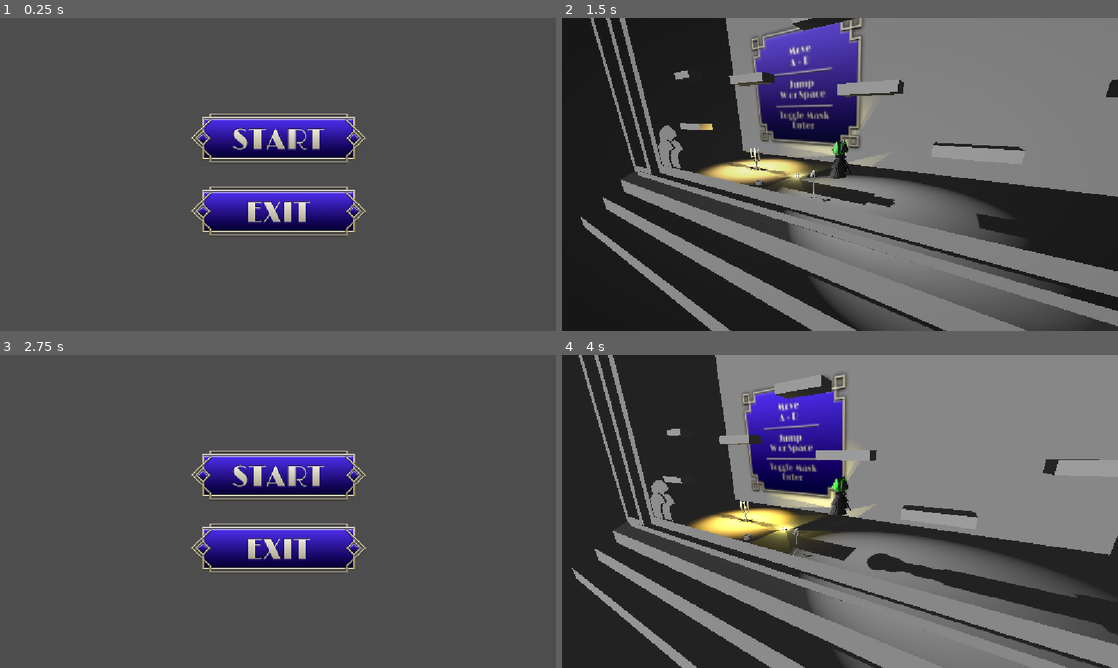
Above: before the commit, frames 1-4 (two rows, left to right).
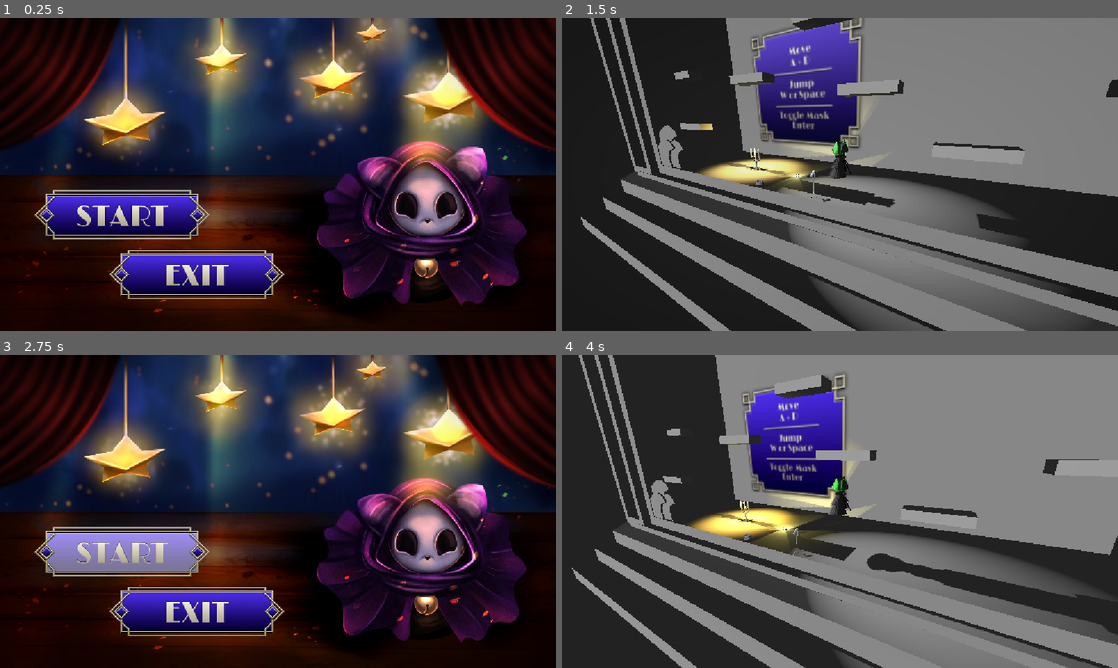
Above: after the commit, the same moments.

Repository: JoesRealAccount/ggj_2026
Game: Godot game, scene res://scenes/main_screen.tscn
The game is run twice, just before and just after one commit, with the same random seed, the same clock (stepped at 60 frames per second) and the same inputs.
Inputs (mouse positions are in pixels of both pictures, inside the frame that each line leads up to; where the layout moved, square brackets give the same spot in the first picture):
- Up to frame 1 (0.25 s): no input
- Up to frame 2 (1.5 s): click (684, 215) [840, 136] at 0.5 s; tap Enter (switch_mask) at 1.25 s; hold D (move_right) from 1.28 s (still down); tap W (jump) at 1.35 s
- Up to frame 3 (2.75 s): tap W (jump) at 1.52, 1.82, 2.27, 2.3, 2.57 s; release D (move_right) at 2.03 s; hold Escape (back_to_menu) from 2.03 s (still down); tap Enter (switch_mask) at 2.1 s
- Up to frame 4 (4 s): release Escape (back_to_menu) at 2.75 s; click (684, 552) [840, 473] at 2.75 s; hold D (move_right) from 3.53 s (still down); tap W (jump) at 3.6 s

The runs differ from the first frame. In frame 1, 95% of the frame differs, in the area x 0-100%, y 0-100%; in frame 2, nothing differs; in frame 3, 95%; in frame 4, nothing differs.

Commit message:
title screen background

Diff:
--- a/scenes/main_level.tscn
+++ b/scenes/main_level.tscn
@@ -72,6 +72,12 @@
 [node name="Player" parent="." unique_id=449052630 groups=["player"] instance=ExtResource("2_qmak7")]
 unique_name_in_owner = true
 transform = Transform3D(1, 0, 0, 0, 1, 0, 0, 0, 1, 0, 0.35328162, 0)
+
+[node name="sfx_jump" parent="Player" index="5" unique_id=1868870567]
+bus = &"Master"
+
+[node name="sfx_death" parent="Player" index="6" unique_id=792125626]
+bus = &"Master"
 
 [node name="Camera" parent="." unique_id=657267949 node_paths=PackedStringArray("lookAtTarget") instance=ExtResource("3_u2c82")]
 environment = null
@@ -350,7 +356,7 @@
 happiness_platform_timer = NodePath("HappynessPlatform")
 
 [node name="PathFollow3D" type="PathFollow3D" parent="ObstacleSpawner" unique_id=267598004]
-transform = Transform3D(0.5015005, 0.073943146, -0.8619917, 0, 0.99634093, 0.08546786, 0.86515737, -0.042862173, 0.49966547, 14.347708, 15.702793, -0.08273983)
+transform = Transform3D(0.5015004, 0.07394315, -0.86199176, 0, 0.99634093, 0.08546786, 0.8651574, -0.04286217, 0.4996654, 14.347708, 15.702793, -0.08273983)
 
 [node name="DepressionObstacle" type="Timer" parent="ObstacleSpawner" unique_id=1573706048]
 wait_time = 10.0
--- a/scenes/main_screen.tscn
+++ b/scenes/main_screen.tscn
@@ -1,6 +1,7 @@
 [gd_scene format=3 uid="uid://lp7hcybwol1c"]
 
 [ext_resource type="Script" uid="uid://csy6kq4j2ybg7" path="res://scenes/main_screen.gd" id="1_aum10"]
+[ext_resource type="Texture2D" uid="uid://chxgpl8xtdksn" path="res://images/Unbenanntes_Projekt.png" id="2_il54y"]
 [ext_resource type="Texture2D" uid="uid://dcxpvla51ggap" path="res://images/Buttons/Start/start_neutral.png" id="2_lushf"]
 [ext_resource type="Texture2D" uid="uid://klcfhhd5lgyr" path="res://images/Buttons/Start/start_pressed.png" id="3_23dc1"]
 [ext_resource type="Texture2D" uid="uid://c13knr6coyrnn" path="res://images/Buttons/Exit/exit_neutral.png" id="3_w87pm"]
@@ -17,40 +18,43 @@
 grow_vertical = 2
 script = ExtResource("1_aum10")
 
-[node name="MarginContainer" type="MarginContainer" parent="." unique_id=435125934]
+[node name="Background" type="TextureRect" parent="." unique_id=1355543114]
 layout_mode = 1
 anchors_preset = 15
 anchor_right = 1.0
 anchor_bottom = 1.0
 grow_horizontal = 2
 grow_vertical = 2
-theme_override_constants/margin_left = 300
-theme_override_constants/margin_right = 300
+texture = ExtResource("2_il54y")
+expand_mode = 2
 
-[node name="VBoxContainer" type="VBoxContainer" parent="MarginContainer" unique_id=1533760784]
-layout_mode = 2
-theme_override_constants/separation = 40
-alignment = 1
-
-[node name="HBoxContainer" type="HBoxContainer" parent="MarginContainer/VBoxContainer" unique_id=1323957951]
-layout_mode = 2
-alignment = 1
-
-[node name="ButtonStart" type="TextureButton" parent="MarginContainer/VBoxContainer/HBoxContainer" unique_id=1894593326]
-layout_mode = 2
+[node name="ButtonStart" type="TextureButton" parent="." unique_id=1894593326]
+layout_mode = 1
+anchors_preset = 2
+anchor_top = 1.0
+anchor_bottom = 1.0
+offset_left = 66.0
+offset_top = -296.0
+offset_right = 438.0
+offset_bottom = -185.0
+grow_vertical = 0
 texture_normal = ExtResource("2_lushf")
 texture_pressed = ExtResource("3_23dc1")
 texture_hover = ExtResource("4_il54y")
 
-[node name="HBoxContainer2" type="HBoxContainer" parent="MarginContainer/VBoxContainer" unique_id=613564034]
-layout_mode = 2
-alignment = 1
-
-[node name="ButtonQuit" type="TextureButton" parent="MarginContainer/VBoxContainer/HBoxContainer2" unique_id=1735702469]
-layout_mode = 2
+[node name="ButtonQuit" type="TextureButton" parent="." unique_id=1735702469]
+layout_mode = 1
+anchors_preset = 2
+anchor_top = 1.0
+anchor_bottom = 1.0
+offset_left = 221.0
+offset_top = -173.0
+offset_right = 593.0
+offset_bottom = -62.0
+grow_vertical = 0
 texture_normal = ExtResource("3_w87pm")
 texture_pressed = ExtResource("6_4takm")
 texture_hover = ExtResource("7_pn685")
 
-[connection signal="pressed" from="MarginContainer/VBoxContainer/HBoxContainer/ButtonStart" to="." method="_on_button_start_pressed"]
-[connection signal="pressed" from="MarginContainer/VBoxContainer/HBoxContainer2/ButtonQuit" to="." method="_on_button_quit_pressed"]
+[connection signal="pressed" from="ButtonStart" to="." method="_on_button_start_pressed"]
+[connection signal="pressed" from="ButtonQuit" to="." method="_on_button_quit_pressed"]
Binary file added: images/Unbenanntes_Projekt.png
Not shown, added: images/Unbenanntes_Projekt.png.import
Not shown: 1 places in scenes/main_level.tscn that only renumber resources
